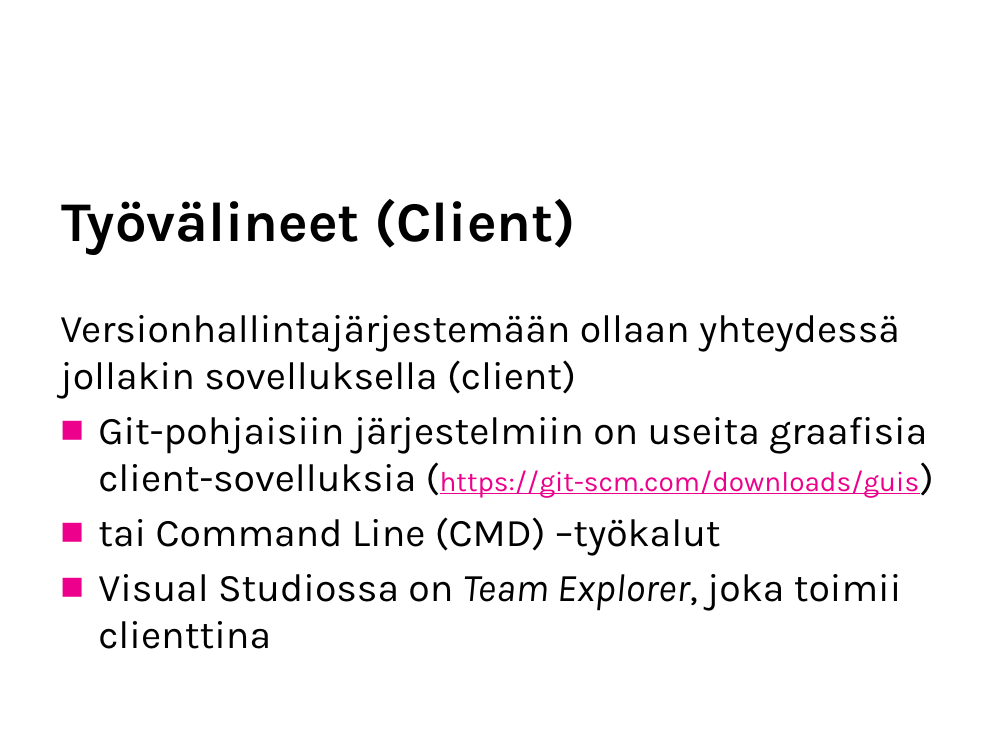
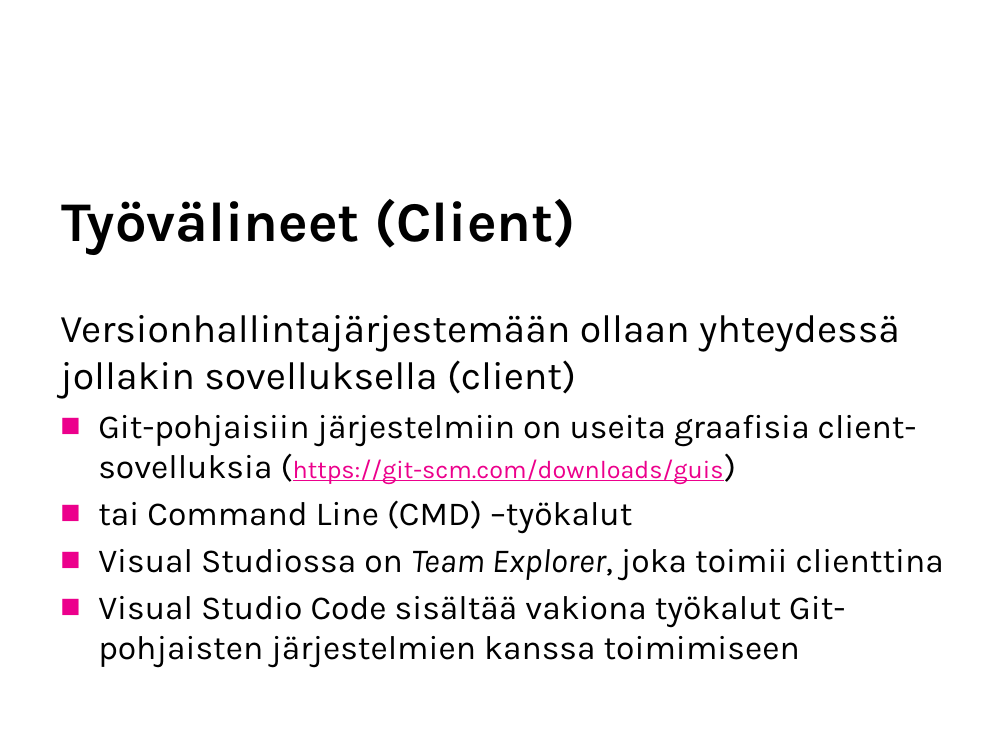
Before and after one commit to SavoniaUAS/versioncontrol, a slide deck: slide 16 of versionhallinta.pptx (slide 15 before the commit). Drawn at 1008x756 pixels with LibreOffice and Linux fonts; fonts in the diff are those of the drawing; background and template pictures are left out. Boxes give left, top, right and bottom in pixels: in the first picture for what was removed or moved away, otherwise in the second. Text is boxed around its words. In the diff, an @@ line names an element or a change of style, - is before the commit and + after.

```diff
--- a/versionhallinta.pptx
+++ b/versionhallinta.pptx
@@ text at (98, 415, 944, 581): size 28 to 24 pt in "Git-pohjaisiin järjestelmiin on useita graafisia client-sove ...", "tai Command Line (CMD) –työkalut", "Visual Studiossa on Team Explorer, joka toimii ..."; size 20 to 18 pt in "(https://git-scm.com/downloads/guis)" @@
@@ text at (98, 596, 845, 668): paragraph added @@
+■ Visual Studio Code sisältää vakiona työkalut Git-pohjaisten järjestelmien kanssa toimimiseen
```
Also in this commit, not shown: 6 other slides changed, 7 slides added, 1 other file.
